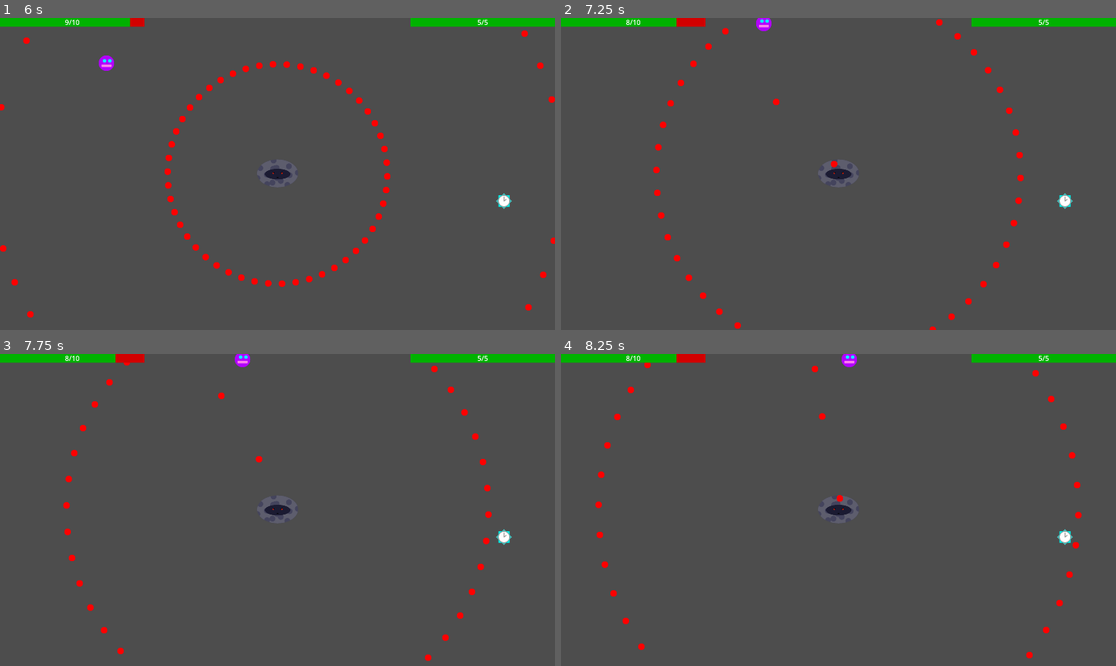
Above: before the commit, frames 1-4 (two rows, left to right).
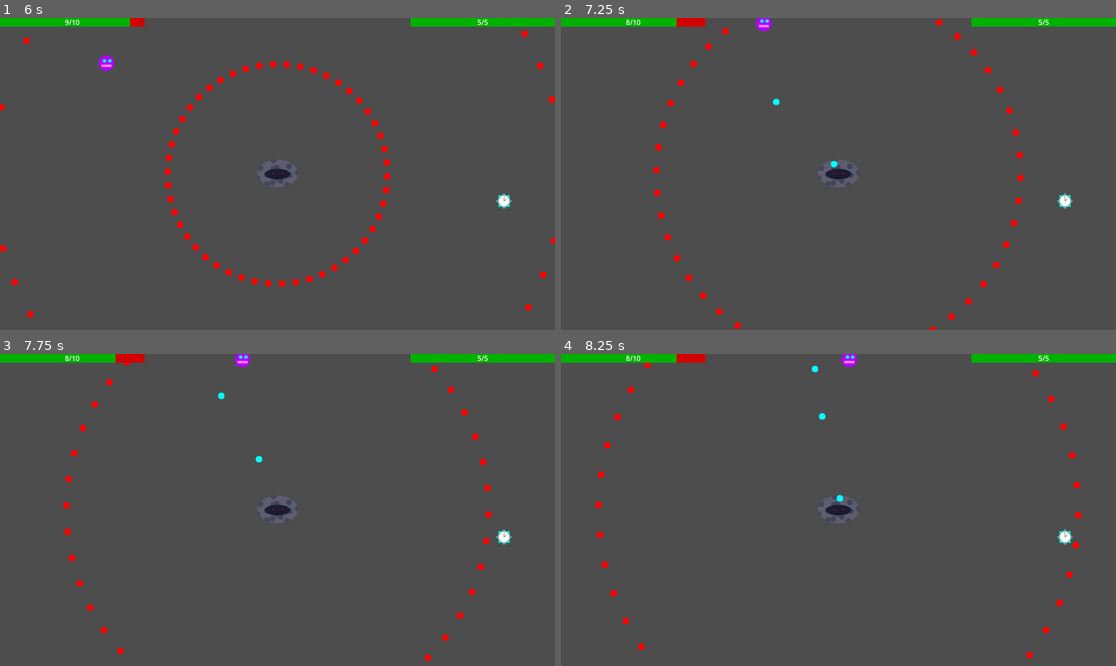
Above: after the commit, the same moments.

Repository: Antoine-Lagache/GameJam_2025
Game: Godot game, scene res://scene/start_menu.tscn
Two runs of this game, one before a commit and one after it. Both use one fixed random seed, a clock stepped at 60 frames per second and the inputs below.
Inputs (mouse positions are in pixels of both pictures, inside the frame that each line leads up to):
- Up to frame 1 (6 s): click "Start Game" at 0.5 s; move the mouse to (249, 236) at 1.27 s; hold Shift 1.28-2.03 s; hold Up (up) 1.28-2.78 s; move the mouse to (444, 220) at 2.02 s; tap Shift at 2.1, 3.6, 5.1 s; move the mouse to (111, 127) at 2.77 s; hold Shift 2.78-3.53 s; hold Left (left) 2.78-4.28 s; move the mouse to (305, 174) at 3.52 s; move the mouse to (194, 96) at 4.27 s; hold Down (down) 4.28-5.03 s; hold Shift 4.28-5.03 s; move the mouse to (399, 158) at 5.02 s; hold Right (right) 5.03-5.78 s; move the mouse to (166, 189) at 5.77 s; hold Up (up) from 5.78 s (still down); hold Shift from 5.78 s (still down)
- Up to frame 2 (7.25 s): move the mouse to (894, 105) at 6.52 s; release Up (up) at 6.53 s; release Shift at 6.53 s; hold Right (right) from 6.53 s (still down); tap Shift at 6.6 s
- Up to frame 3 (7.75 s): keep holding Right (right); move the mouse to (249, 572) at 7.27 s; hold Shift from 7.28 s (still down)
- Up to frame 4 (8.25 s): keep holding Right (right); move the mouse to (1005, 556) at 8.02 s; release Shift at 8.03 s; tap Shift at 8.1 s

Frame 1 is identical in both runs. In frame 2, less than 0.1% of the frame differs, in the area x 38-50%, y 25-48%; in frame 3, less than 0.1%; in frame 4, less than 0.1%, in the area x 45-51%, y 3-48%.

Commit message:
colored bullets

Diff:
--- a/gamejame/script/pattern.gd
+++ b/gamejame/script/pattern.gd
@@ -73,6 +73,7 @@
 			for i in range(3):
 				var new_bullet:Node = bullet.instantiate()
 				new_bullet.speed = 100
+				new_bullet.color = Color("pink")
 				new_bullet.direction = angle + i*2*PI/3
 				add_child(new_bullet)
 			angle += 1/(2*PI)
@@ -86,6 +87,7 @@
 		if len(get_tree().get_nodes_in_group("bullet")) < bullet_limit and Global.time_speed:
 			var new_bullet:Node = bullet.instantiate()
 			new_bullet.speed = 300
+			new_bullet.color = Color("cyan")
 			new_bullet.homing = true
 			add_child(new_bullet)
 		await get_tree().create_timer(1.0).timeout # on veut faire un tour en une seconde
@@ -194,3 +196,10 @@
 				new_bullet.direction = angle + i*2*PI/circle_size
 				add_child(new_bullet)
 		await get_tree().create_timer(3.0).timeout
+
+func pattern_11():
+	await get_tree().create_timer(0.5).timeout # On evite le spawn kill au chgt de pattern
+	while(pattern_id == 11):
+		if len(get_tree().get_nodes_in_group("bullet")) < bullet_limit and Global.time_speed:
+			pass
+		await get_tree().create_timer(3.0).timeout
Binary file changed: gamejame/sprites/bullet.png
